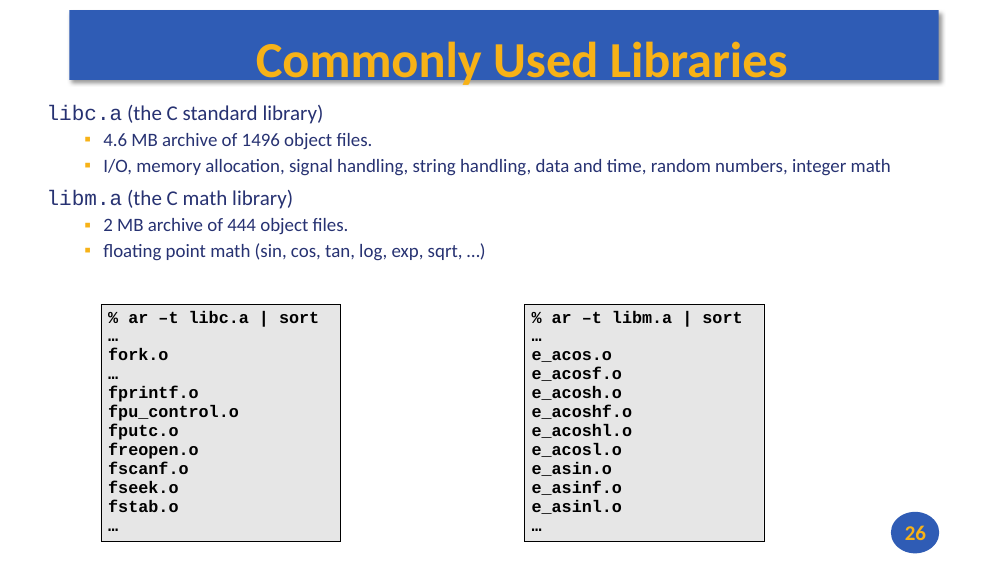
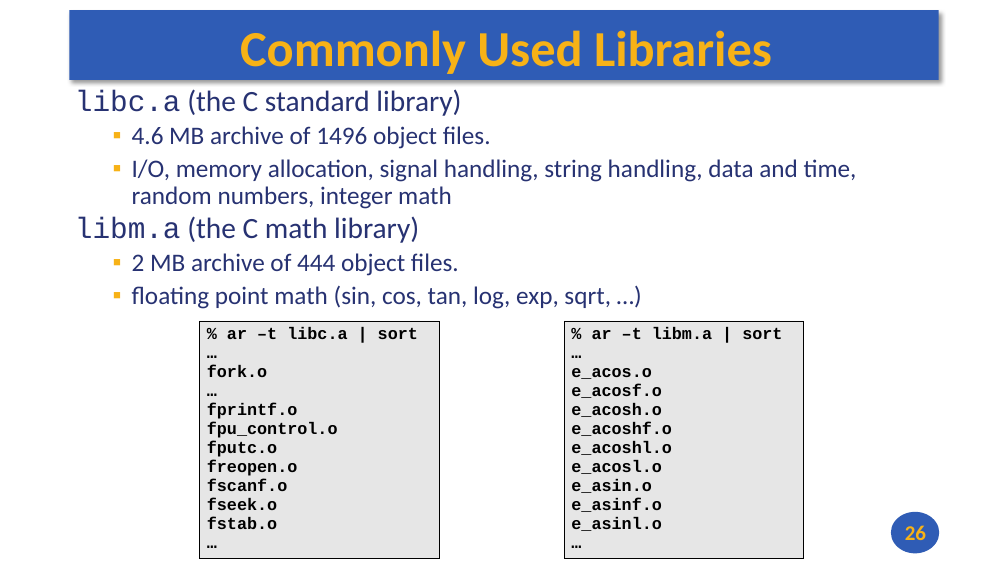
Before and after one commit to andrewt0301/hse-acos-course, a slide deck: slide 26 of docs/part2os/04_Linking/OS_Lecture_04.pptx. Drawn at 1008x567 pixels with LibreOffice and Linux fonts; fonts in the diff are those of the drawing. Boxes give left, top, right and bottom in pixels: in the first picture for what was removed or moved away, otherwise in the second. Text is boxed around its words. In the diff, an @@ line names an element or a change of style, - is before the commit and + after.

```diff
--- a/docs/part2os/04_Linking/OS_Lecture_04.pptx
+++ b/docs/part2os/04_Linking/OS_Lecture_04.pptx
@@ title "Commonly Used Libraries" rewrapped from [256, 41, 788, 89] to [240, 30, 772, 74] @@
@@ text "libc.a (the C standard library)": place and size @@
-text "libc.a (the C standard library)" at [47, 105, 891, 261]
+text "libc.a (the C standard library)" at [75, 89, 857, 309]
@@ text "libc.a (the C standard library)" at [75, 89, 857, 309]: size 20 to 28 pt in "libc.a (the C standard library)", "libm.a (the C math library)"; size 18 to 24 pt in "4.6 MB archive of 1496 object files.", "I/O, memory allocation, signal handling, string handling, ...", "2 MB archive of 444 object files.", "floating point math (sin, cos, tan, log, ..."; less space between paragraphs @@
@@ rectangle "% ar –t libc.a | ...": place and size @@
-rectangle "% ar –t libc.a | ..." at [101, 304, 340, 541]
+rectangle "% ar –t libc.a | ..." at [200, 321, 439, 558]
@@ rectangle "% ar –t libm.a | ...": place and size @@
-rectangle "% ar –t libm.a | ..." at [524, 304, 764, 541]
+rectangle "% ar –t libm.a | ..." at [564, 321, 804, 558]
```
Also in this commit, not shown: 35 other slides changed, 1 other file.
